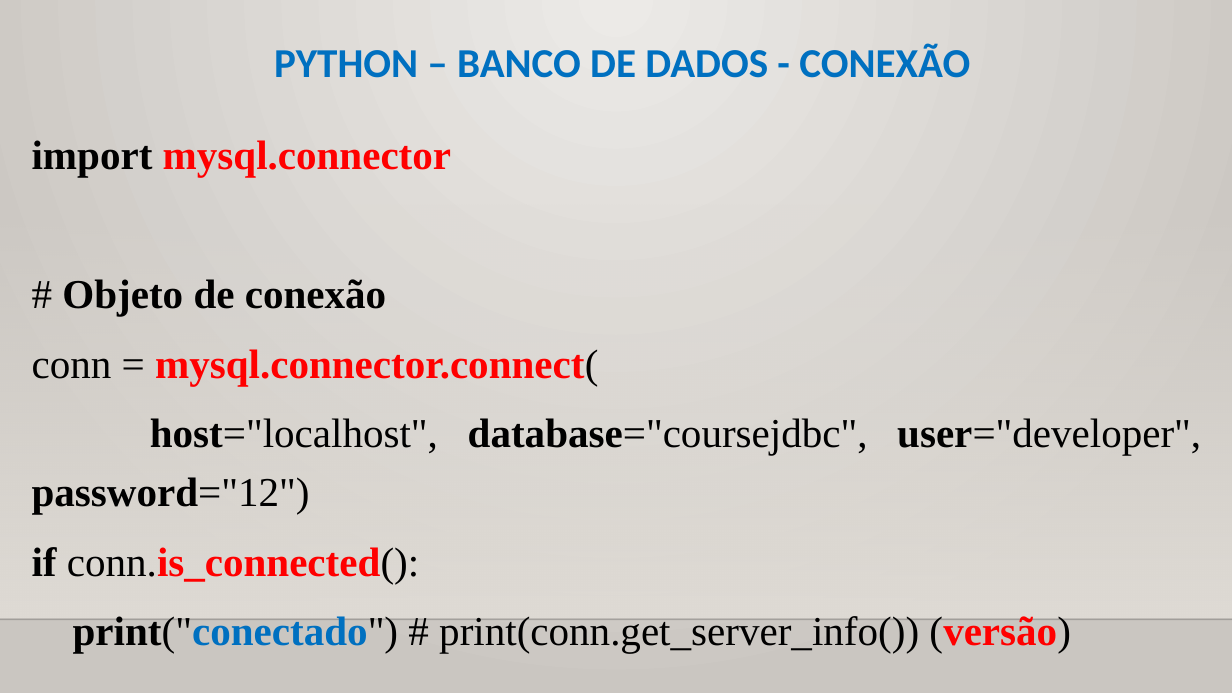
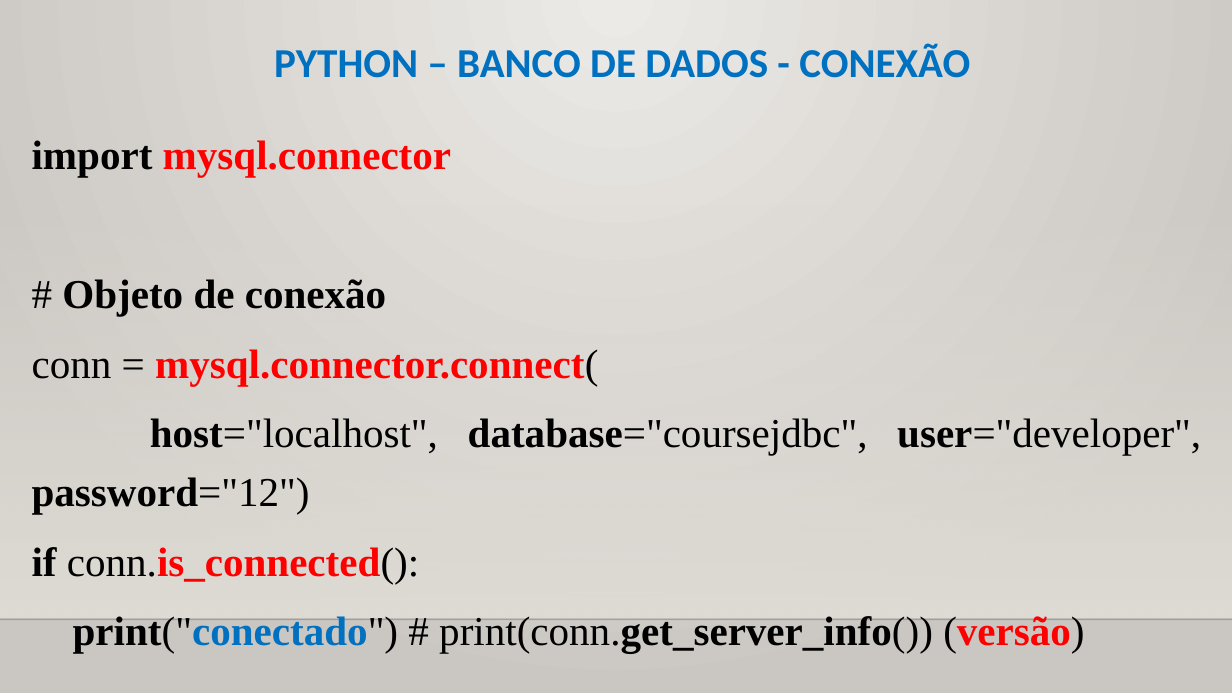
Before and after one commit to CloudEducationBrazil/WydenUniRuyPythonRAD, a slide deck: slide 6 of 01 Classes/Aula 12, 13 RAD Python - Banco de Dados.pptx. Drawn at 1232x693 pixels with LibreOffice and Linux fonts; fonts in the diff are those of the drawing; background and template pictures are left out. Boxes give left, top, right and bottom in pixels: in the first picture for what was removed or moved away, otherwise in the second. Text is boxed around its words. In the diff, an @@ line names an element or a change of style, - is before the commit and + after.

Commit message:
Ajuste Aula Python RAD 29maio2023

```diff
--- a/01 Classes/Aula 12, 13 RAD Python - Banco de Dados.pptx
+++ b/01 Classes/Aula 12, 13 RAD Python - Banco de Dados.pptx
@@ text at box(73, 616, 1084, 653): bold on in "print(conn.get_server_info())" @@
```
Also in this commit, not shown: 3 other slides changed.
